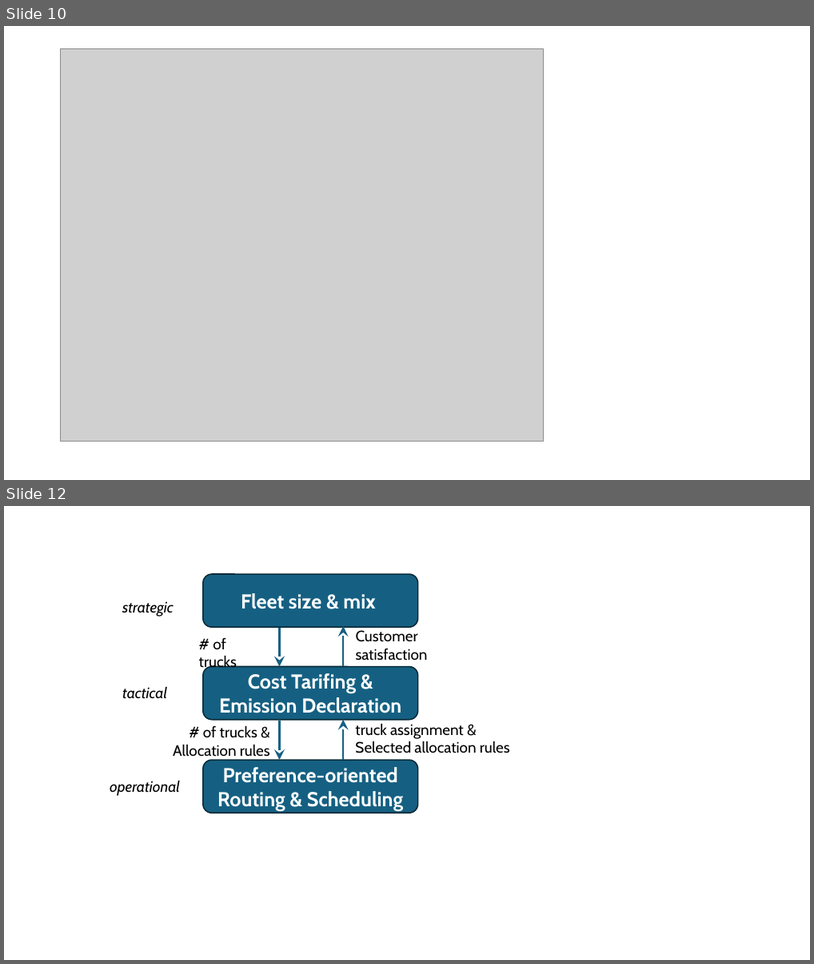
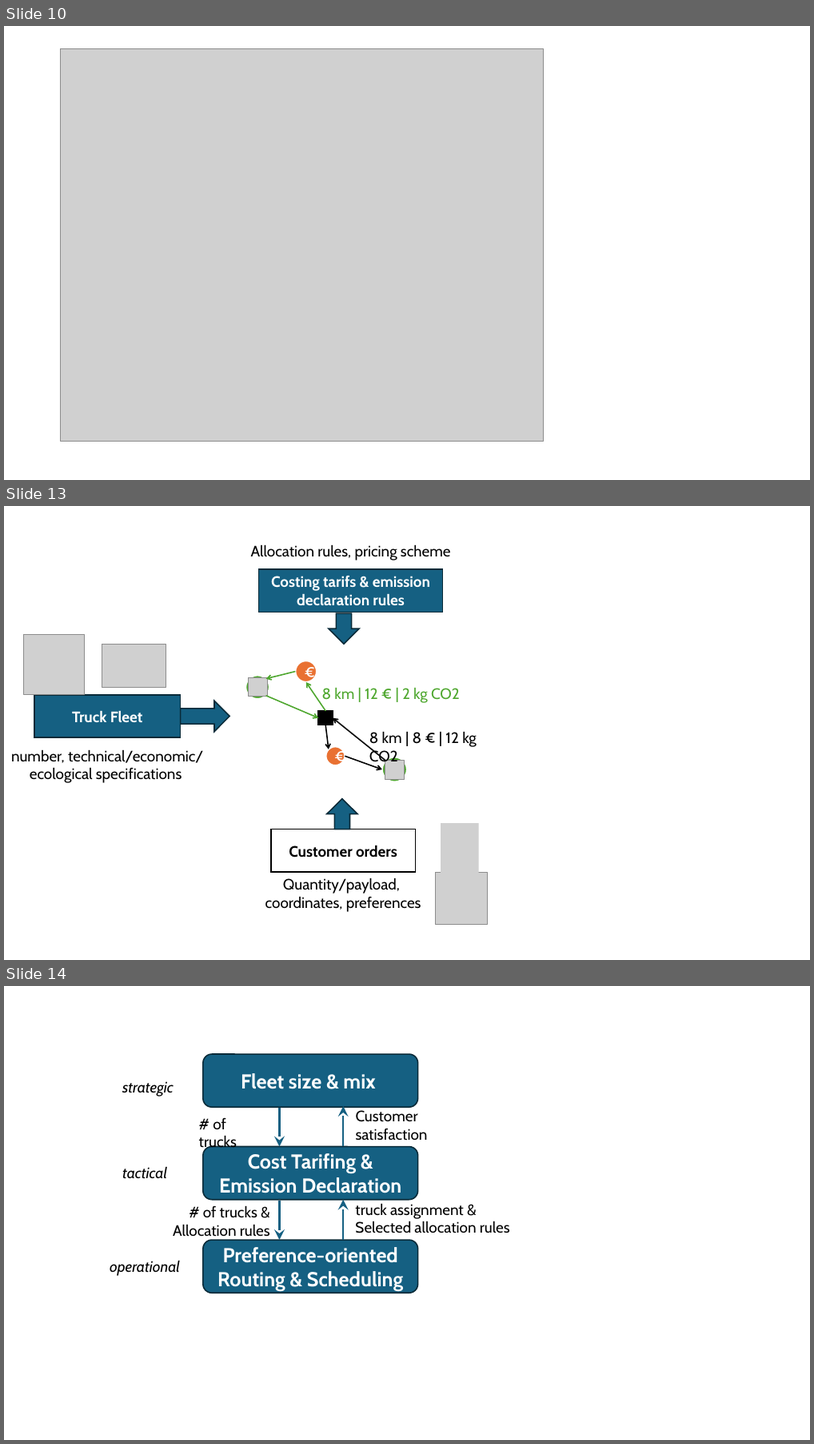
Before and after one commit to tkirschstein/FloTUV, a slide deck: presentations/RITMO_052026/fig/!abb.pptx. Shown one above the other, each under a label of ours: slides 10 and 12 before the commit, slides 10, 13 and 14 after it; the slides between them are not shown. The pictures are 814x964 and 814x1444 pixels, drawn with LibreOffice and Linux fonts; fonts in the diff are those of the drawing; grey boxes stand for pictures. Boxes give left, top, right and bottom in pixels: in the first picture for what was removed or moved away, otherwise in the second. Text is boxed around its words. In the diff, an @@ line names an element or a change of style, - is before the commit and + after.

```diff
--- a/presentations/RITMO_052026/fig/!abb.pptx
+++ b/presentations/RITMO_052026/fig/!abb.pptx
@@ slide 13 added at (4,506,810,960), background #FFFFFF @@
@@ text added at (251,544,451,560), 18 pt, text #000000 @@
+Allocation rules, pricing scheme
@@ rectangle added at (259,569,443,612), fill #156082, outline #092A39 1.5 pt, 18 pt, text #FFFFFF, bold @@
+Costing tarifs & emission declaration rules
@@ up arrow added at (329,613,360,644), fill #156082, outline #092A39 1.5 pt @@
@@ picture added at (24,634,85,695) @@
@@ picture added at (102,644,166,688) @@
@@ arrow added from (295, 671) to (266, 679), #4EA72E 1.5 pt @@
@@ ellipse added at (295,661,317,682), fill #E97132, outline #FFFFFF 2 pt, 18 pt, text #FFFFFF @@
+€
@@ rectangle added at (34,695,181,738), fill #156082, outline #092A39 1.5 pt, 18 pt, text #FFFFFF, bold @@
+Truck Fleet
@@ ellipse added at (246,676,270,699), fill #4EA72E, outline #FFFFFF 2 pt @@
@@ picture added at (249,677,268,696) @@
@@ arrow added from (266, 696) to (318, 718), #4EA72E 1.5 pt @@
@@ arrow added from (326, 711) to (306, 682), #4EA72E 1.5 pt @@
@@ text added at (322,688,460,703), 18 pt, text #4EA72E @@
+8 km | 12 € | 2 kg CO2
@@ up arrow added at (181,700,230,731), fill #156082, outline #092A39 1.5 pt @@
@@ rectangle added at (318,711,333,725), fill #000000, outline #000000 1.5 pt @@
@@ arrow added from (386, 760) to (333, 718), #000000 1.5 pt @@
@@ arrow added from (326, 725) to (329, 749), #000000 1.5 pt @@
@@ text added at (370,731,477,765), 18 pt, text #000000 @@
+8 km | 8 € | 12 kg CO2
@@ text added at (11,749,203,783), 18 pt, text #000000 @@
+number, technical/economic/
+ecological specifications
@@ ellipse added at (326,746,345,765), fill #E97132, outline #FFFFFF 2 pt, 18 pt, text #FFFFFF @@
+€
@@ arrow added from (345, 756) to (382, 769), #000000 1.5 pt @@
@@ ellipse added at (382,757,407,782), fill #4EA72E, outline #FFFFFF 2 pt @@
@@ picture added at (385,760,404,779) @@
@@ up arrow added at (327,799,358,829), fill #156082, outline #092A39 1.5 pt @@
@@ rectangle added at (271,829,416,872), fill #FFFFFF, outline #000000 1.5 pt, 18 pt, text #000000, bold @@
+Customer orders
@@ picture added at (441,823,479,878) @@
@@ text added at (266,877,422,912), 18 pt, text #000000 @@
+Quantity/payload,
+coordinates, preferences
@@ picture added at (435,872,487,924) @@
@@ what was slide 12 is now slide 14 @@
```
Also in this commit, not shown: 4 other slides added, 1 slide removed, 7 other files.
